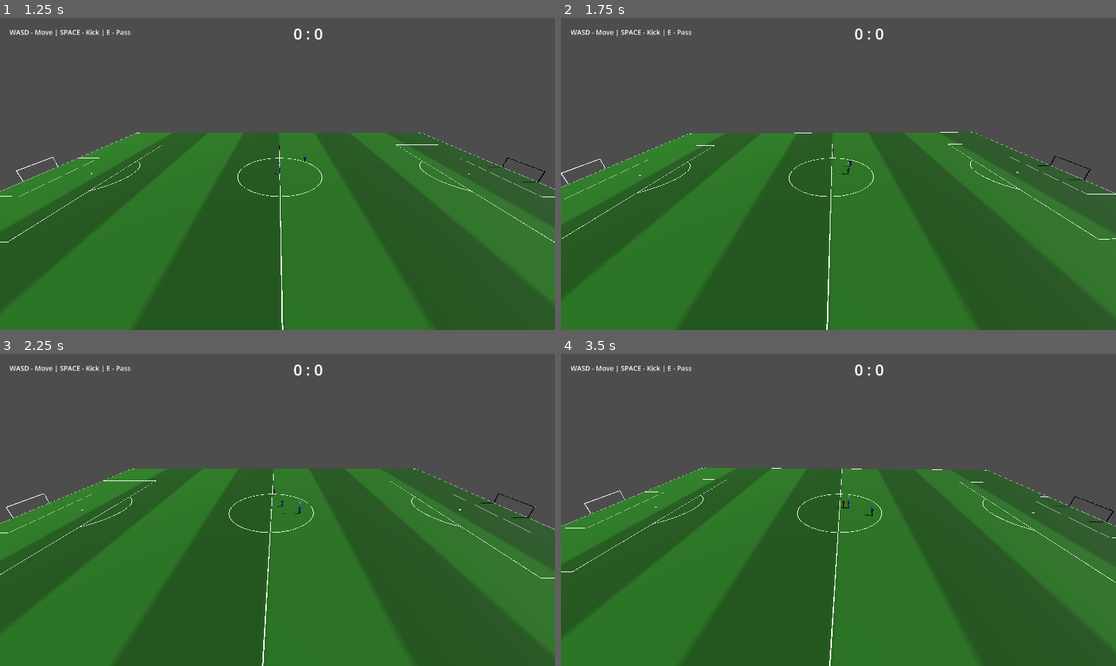
Above: before the commit, frames 1-4 (two rows, left to right).
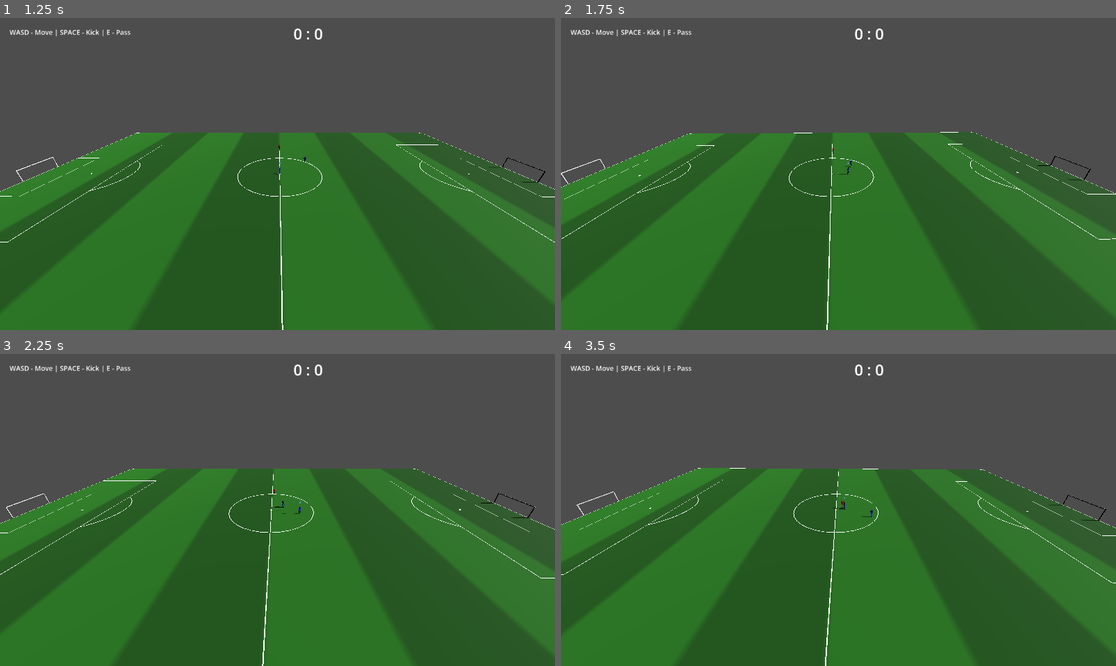
Above: after the commit, the same moments.

Repository: Churikov0112/open_football
Game: Godot game, scene res://scenes/main_menu.tscn
Same seed, same stepped clock (60 frames per second), same inputs: the game is played once before the commit and once after it.
Inputs:
- Up to frame 1 (1.25 s): click "Start Match" at 0.5 s
- Up to frame 2 (1.75 s): hold D (move_right) from 1.28 s (still down); hold Space (kick) from 1.28 s (still down); tap E (pass) at 1.55 s
- Up to frame 3 (2.25 s): release D (move_right) at 2.03 s; release Space (kick) at 2.03 s; hold S (move_back) from 2.03 s (still down); tap E (pass) at 2.1 s
- Up to frame 4 (3.5 s): tap Space (kick) at 2.3 s; release S (move_back) at 2.78 s; hold D (move_right) from 2.78 s (still down); hold Space (kick) from 2.78 s (still down); tap E (pass) at 3.05 s

Frame 1 is identical in both runs. In frame 2, less than 0.1% of the frame differs, in the area x 1-99%, y 36-99%; in frame 3, less than 0.1%; in frame 4, 1.4%, in the area x 0-100%, y 36-100%.

Commit message:
feat(match): drive ball impulse/lock from PlayerVisual action signals

Diff:
--- a/scripts/match/match_manager.gd
+++ b/scripts/match/match_manager.gd
@@ -30,6 +30,13 @@
 var _tackled_player: CharacterBody3D
 var _tackled_fall_timer: float = 0.0
 var _tackled_orig_rotation: Vector3 = Vector3.ZERO
+
+# Commit-действие с мячом (пас/удар): пока идёт клип, управление игроком заблокировано.
+# Тайминг живёт в PlayerVisual — импульс применяется по сигналу action_contact,
+# блокировка снимается по action_finished.
+var _action_player: CharacterBody3D     # кто выполняет действие (управление заблокировано)
+var _action_dir: Vector3 = Vector3.ZERO
+var _action_power: float = 0.0
 var _manual_swap_cooldown: int = 0
 
 
@@ -49,6 +56,8 @@
 	var home_visual: PlayerVisual = preload("res://scenes/player_visual.tscn").instantiate()
 	player_home.add_child(home_visual)
 	home_visual.apply_appearance({"kit_color": Color(0.1, 0.1, 0.9)})
+	home_visual.action_contact.connect(_on_action_contact.bind(player_home))
+	home_visual.action_finished.connect(_on_action_finished.bind(player_home))
 	_setup_teammate()
 	_setup_boundaries()
 	_give_ai_to_player_home()
@@ -347,6 +356,8 @@
 	var visual: PlayerVisual = preload("res://scenes/player_visual.tscn").instantiate()
 	new_player.add_child(visual)
 	visual.apply_appearance({"kit_color": Color(0.9, 0.1, 0.1)})
+	visual.action_contact.connect(_on_action_contact.bind(new_player))
+	visual.action_finished.connect(_on_action_finished.bind(new_player))
 	var col := CollisionShape3D.new()
 	var shape := CapsuleShape3D.new()
 	shape.height = 1.5
@@ -370,6 +381,8 @@
 	var visual: PlayerVisual = preload("res://scenes/player_visual.tscn").instantiate()
 	new_player.add_child(visual)
 	visual.apply_appearance({"kit_color": Color(0.1, 0.1, 0.9)})
+	visual.action_contact.connect(_on_action_contact.bind(new_player))
+	visual.action_finished.connect(_on_action_finished.bind(new_player))
 	var col := CollisionShape3D.new()
 	var shape := CapsuleShape3D.new()
 	shape.height = 1.5
@@ -508,6 +521,9 @@
 	if _tackle_state != TackleState.NORMAL:
 		return
 	if not controlled_player:
+		return
+	# Управление перехвачено commit-действием (пас/удар): ни движения, ни нового действия.
+	if _action_player == controlled_player:
 		return
 	var input_dir := Vector2(
 		Input.get_axis(&"move_left", &"move_right"),
@@ -547,7 +563,8 @@
 	# Use the ball's dribble direction (movement direction) instead of facing direction.
 	var dir: Vector3 = ball.get_dribble_direction()
 	dir.y = 0.3
-	ball.kick(dir, 12.0)
+	# Временно бьём клипом паса (in-place); при появлении отдельного клипа удара — "kick".
+	_start_ball_action(player_node, dir, 12.0, "pass")
 
 
 func _pass_ball(player_node: CharacterBody3D) -> void:
@@ -558,7 +575,58 @@
 		return
 	var dir: Vector3 = ball.get_dribble_direction()
 	dir.y = 0.1
-	ball.kick(dir, 8.0)
+	_start_ball_action(player_node, dir, 8.0, "pass")
+
+
+## Начать commit-действие с мячом: развернуть игрока, проиграть анимацию, заблокировать
+## управление. Импульс мячу и снятие блокировки — по сигналам визуала (contact/finished).
+## Если визуала/клипа нет (фолбэк) — импульс сразу, без блокировки.
+func _start_ball_action(player_node: CharacterBody3D, dir: Vector3, power: float, action: String) -> void:
+	if _action_player != null:
+		return  # уже идёт действие — игнорируем повторный ввод
+	var flat := Vector3(dir.x, 0.0, dir.z)
+	if flat.length() > 0.01:
+		player_node.rotation.y = atan2(-flat.x, -flat.z)
+	var visual := _player_visual(player_node)
+	if visual != null and visual.trigger(action):
+		_action_player = player_node
+		_action_dir = dir
+		_action_power = power
+	else:
+		if ball.has_method(&"kick"):
+			ball.kick(dir, power)  # фолбэк без анимации: бьём сразу
+
+
+## Момент касания ногой: придать импульс мячу.
+func _on_action_contact(_action: String, player: Node) -> void:
+	if player == _action_player and ball.has_method(&"kick"):
+		ball.kick(_action_dir, _action_power)
+
+
+## Действие завершилось: вернуть управление.
+func _on_action_finished(_action: String, player: Node) -> void:
+	if player == _action_player:
+		_action_player = null
+
+
+## Отменить действие игрока (сбили подкатом на замахе): без импульса, вернуть управление.
+func _cancel_ball_action(player: Node) -> void:
+	if _action_player != player:
+		return
+	_action_player = null
+	var visual := _player_visual(player)
+	if visual != null:
+		visual.cancel_action()
+
+
+## Найти дочерний PlayerVisual у игрового узла (визуал добавляется ребёнком при спавне).
+func _player_visual(player_node: Node) -> PlayerVisual:
+	if player_node == null:
+		return null
+	for c in player_node.get_children():
+		if c is PlayerVisual:
+			return c
+	return null
 
 
 func _can_tackle(tackler: Node3D) -> bool:
@@ -691,6 +759,7 @@
 	body.rotation.x = deg_to_rad(90)
 	_tackled_fall_timer = FootballConstants.SLIDE_TACKLE_FALL_TIME
 	body.add_to_group("fallen")
+	_cancel_ball_action(body)
 
 func _handle_tackle(delta: float) -> void:
 	match _tackle_state:
